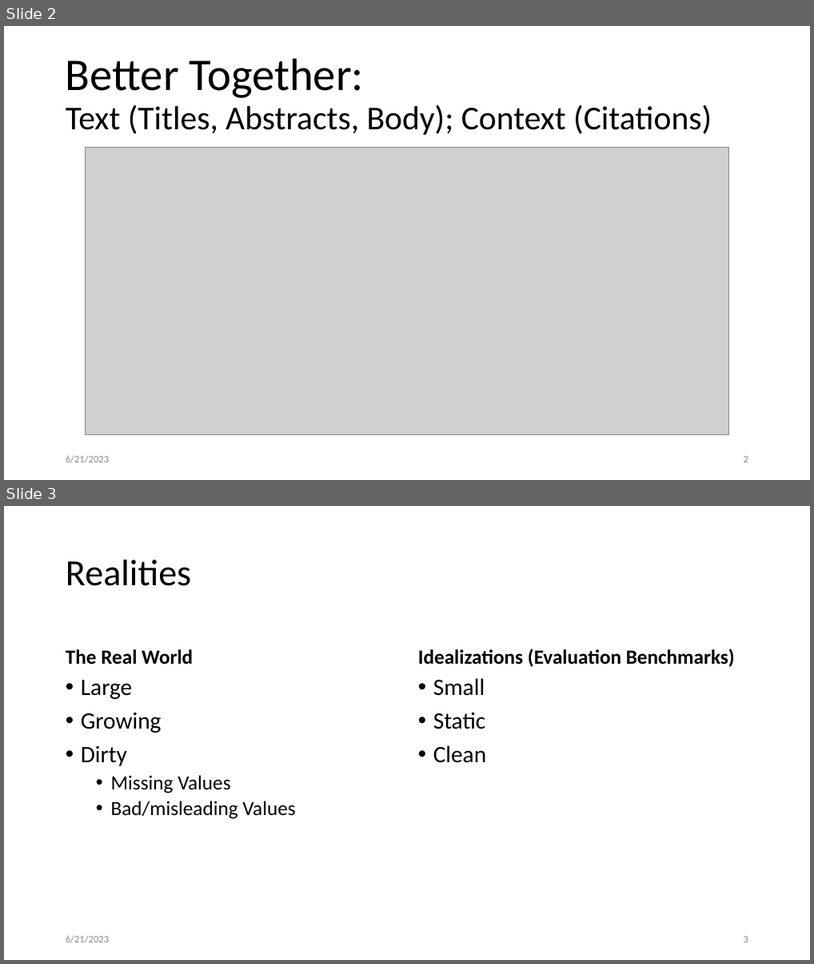
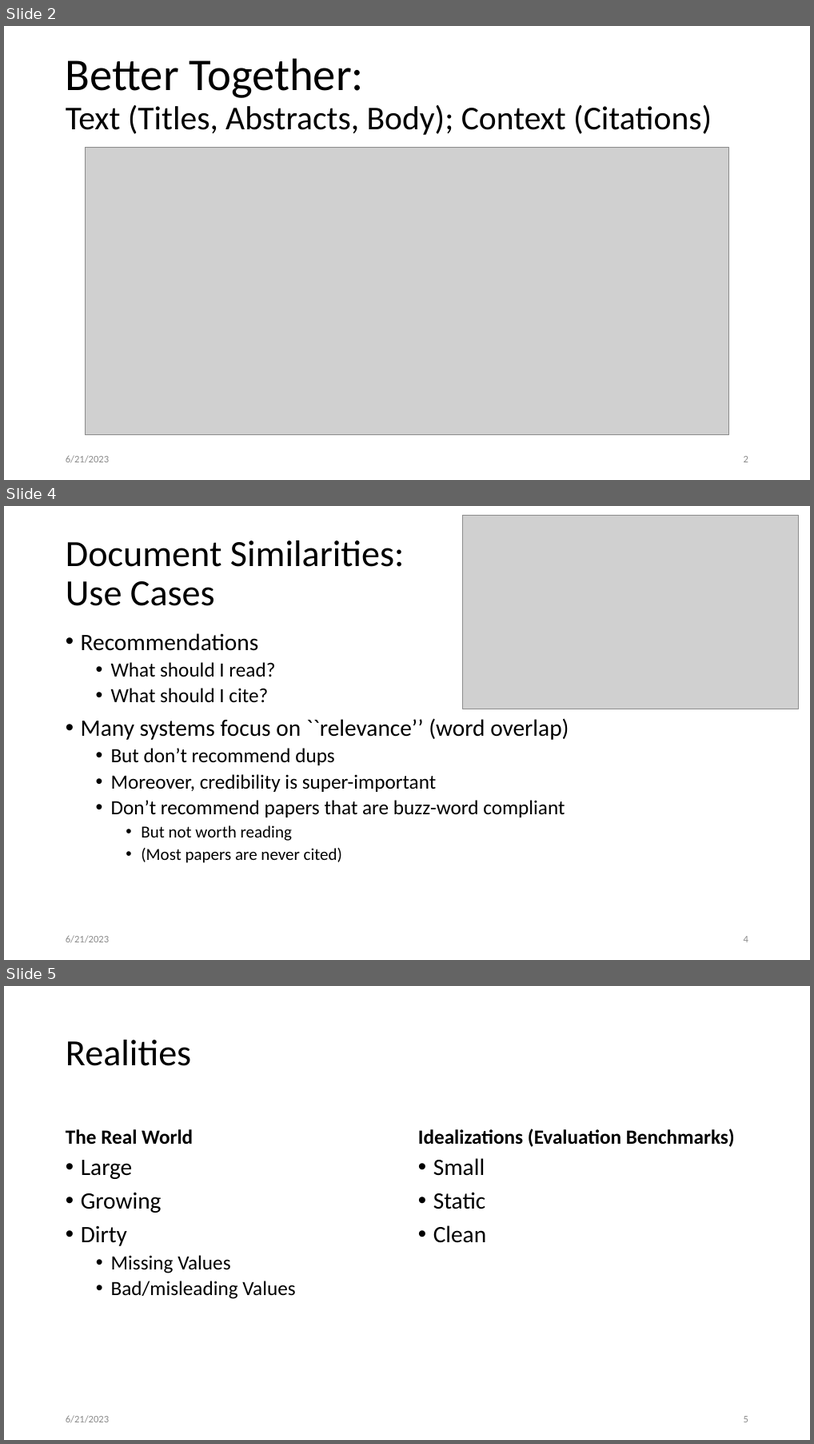
Before and after one commit to kwchurch/JSALT_Better_Together, a slide deck: slides/July5/July5.pptx. Shown one above the other, each under a label of ours: slides 2 and 3 before the commit, slides 2, 4 and 5 after it; the slides between them are not shown. The pictures are 814x964 and 814x1444 pixels, drawn with LibreOffice and Linux fonts; fonts in the diff are those of the drawing; grey boxes stand for pictures. Boxes give left, top, right and bottom in pixels: in the first picture for what was removed or moved away, otherwise in the second. Text is boxed around its words. In the diff, an @@ line names an element or a change of style, - is before the commit and + after.

```diff
--- a/slides/July5/July5.pptx
+++ b/slides/July5/July5.pptx
@@ slide 4 added at <box>4,506,810,960</box>, background #FFFFFF @@
@@ picture added at <box>463,515,799,708</box> @@
@@ title added at <box>66,540,405,606</box>, 44 pt, text #000000 @@
+Document Similarities:
+Use Cases
@@ text added at <box>81,633,569,863</box>, 24 pt, text #000000 @@
+• Recommendations
+  • What should I read?
+  • What should I cite?
+• Many systems focus on ``relevance’’ (word overlap)
+  • But don’t recommend dups
+  • Moreover, credibility is super-important
+  • Don’t recommend papers that are buzz-word compliant
+    • But not worth reading
+    • (Most papers are never cited)
@@ text added at <box>66,935,109,943</box>, 12 pt, text #8C8C8C @@
+6/21/2023
@@ page number added at <box>744,936,749,942</box>, 12 pt, text #8C8C8C @@
+4
@@ what was slide 3 is now slide 5 @@
```
Also in this commit, not shown: 4 slides changed, 2 other slides added, 2 other files.
